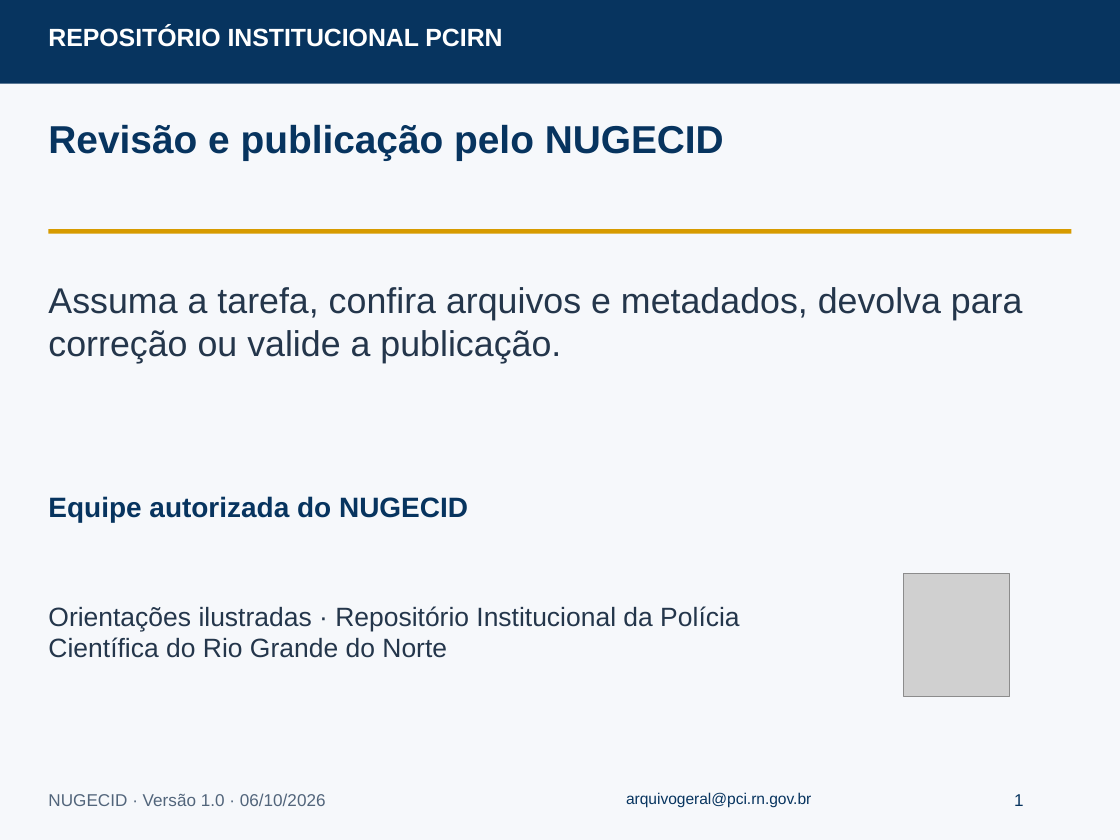
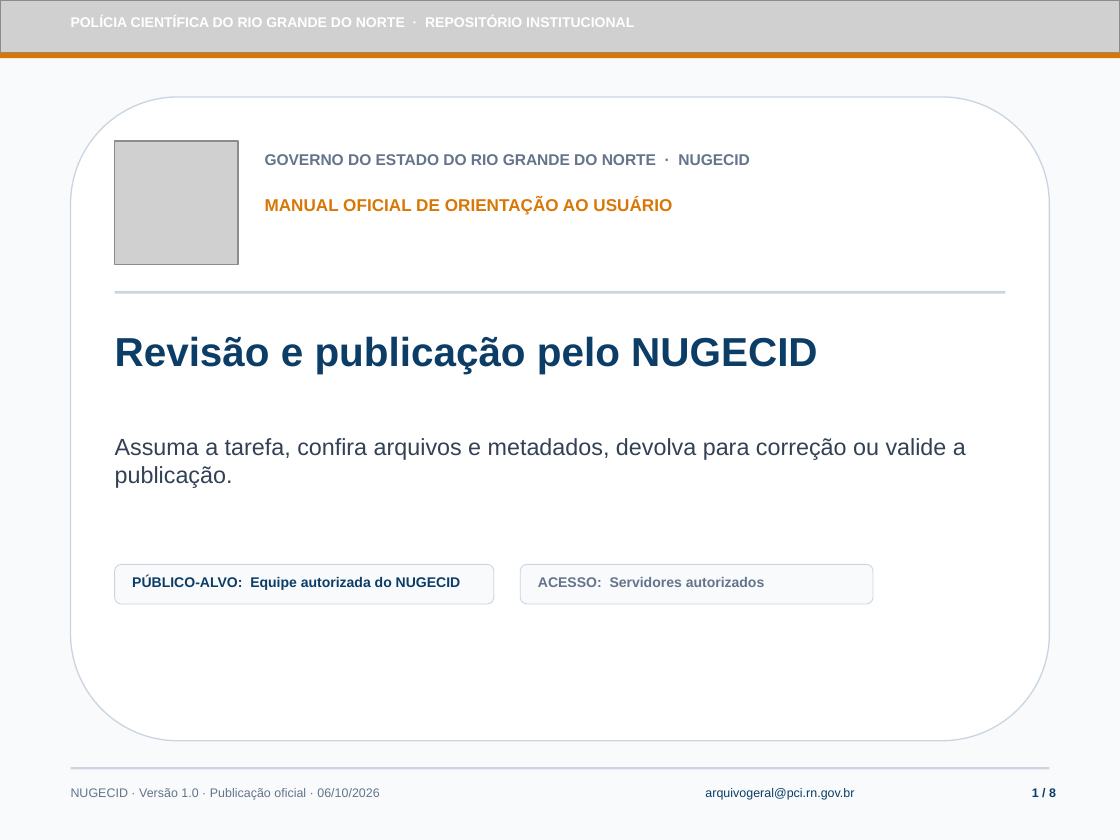
Before and after one commit to kevintestegit/dspace-pcirn, a slide deck: slide 1 of docs/tutoriais/revisao-publicacao.odp. Drawn at 1120x840 pixels with LibreOffice and Linux fonts; fonts in the diff are those of the drawing; grey boxes stand for pictures. Boxes give left, top, right and bottom in pixels: in the first picture for what was removed or moved away, otherwise in the second. Text is boxed around its words. In the diff, an @@ line names an element or a change of style, - is before the commit and + after.

Commit message:
feat(tutoriais): redesign tutorial presentations with official PCIRN visual kit
- Apply official PCIRN visual identity (textured header, coat of arms, gold micro-strip)
- Redesign cover slides, step indicator badges, and 3-stage governance flow
- Replace partial home crop with full homepage capture and search highlight
- Add adaptive viewport framing with operational guidance cards for narrow captures
- Regenerate all 5 tutorial ODP sources and tagged PDF documents
- Bump dspace-angular submodule with updated catalog and exported PDFs

```diff
--- a/docs/tutoriais/revisao-publicacao.odp
+++ b/docs/tutoriais/revisao-publicacao.odp
@@ picture: place and size @@
-picture at (904,573,1009,697)
+picture at (0,0,1120,53)
@@ rectangle at (0,0,1120,840): fill #F6F8FB to #F8FAFC @@
@@ text at (71,18,634,27): text changed; size 16 to 9 pt @@
-REPOSITÓRIO INSTITUCIONAL PCIRN
+POLÍCIA CIENTÍFICA DO RIO GRANDE DO NORTE · REPOSITÓRIO INSTITUCIONAL
@@ rectangle: place and size @@
-rectangle at (0,0,1120,84)
+rectangle at (0,53,1120,58)
@@ rectangle at (0,53,1120,58): fill #07345F to #D97706 @@
@@ rounded rectangle added at (71,97,1049,741), fill #FFFFFF, outline #CBD5E1 0.85 pt @@
@@ picture added at (114,141,237,264) @@
@@ text added at (265,154,750,165), 10 pt, text #64748B, bold @@
+GOVERNO DO ESTADO DO RIO GRANDE DO NORTE · NUGECID
@@ text added at (265,197,672,215), 11 pt, text #D97706, bold @@
+MANUAL OFICIAL DE ORIENTAÇÃO AO USUÁRIO
@@ rectangle: place and size @@
-rectangle at (48,230,1071,234)
+rectangle at (114,291,1005,293)
@@ rectangle at (114,291,1005,293): fill #D79B00 to #CBD5E1 @@
@@ text "Revisão e publicação pelo NUGECID": place and size @@
-text "Revisão e publicação pelo NUGECID" at (48,124,724,160)
+text "Revisão e publicação pelo NUGECID" at (115,336,817,374)
@@ text "Revisão e publicação pelo NUGECID" at (115,336,817,374): size 25 to 26 pt, text colour #07345F to #0C3D67 @@
@@ text "Assuma a tarefa, confira arquivos ...": place and size @@
-text "Assuma a tarefa, confira arquivos ..." at (48,287,1023,363)
+text "Assuma a tarefa, confira arquivos ..." at (115,438,966,488)
@@ text "Assuma a tarefa, confira arquivos ..." at (115,438,966,488): size 23 to 15 pt, text colour #24364B to #334155 @@
@@ rounded rectangle added at (114,564,494,604), fill #F8FAFC, outline #CBD5E1 0.57 pt @@
@@ rounded rectangle added at (521,564,874,604), fill #F8FAFC, outline #CBD5E1 0.57 pt @@
@@ text at (132,576,461,590): text changed; size 18 to 9 pt; text colour #07345F to #0C3D67 @@
-Equipe autorizada do NUGECID
+PÚBLICO-ALVO: Equipe autorizada do NUGECID
@@ text added at (538,577,765,587), 9 pt, text #64748B, bold @@
+ACESSO: Servidores autorizados
@@ text removed at (48,606,739,658) @@
-Orientações ilustradas · Repositório Institucional da Polícia Científica do Rio Grande do Norte
@@ rectangle added at (71,767,1049,769), fill #CBD5E1 @@
@@ text at (71,788,379,800): text changed; size 11 to 8 pt; text colour #52657B to #64748B @@
-NUGECID · Versão 1.0 · 06/10/2026
+NUGECID · Versão 1.0 · Publicação oficial · 06/10/2026
@@ text "arquivogeral@pci.rn.gov.br": place and size @@
-text "arquivogeral@pci.rn.gov.br" at (626,792,811,808)
+text "arquivogeral@pci.rn.gov.br" at (705,788,854,800)
@@ text "arquivogeral@pci.rn.gov.br" at (705,788,854,800): size 10 to 8 pt, text colour #07345F to #0C3D67 @@
@@ text at (1032,787,1056,800): text changed; size 11 to 8 pt; text colour #07345F to #0C3D67; bold on @@
-1
+1 / 8
```
Also in this commit, not shown: 7 other slides changed, 12 other files.
